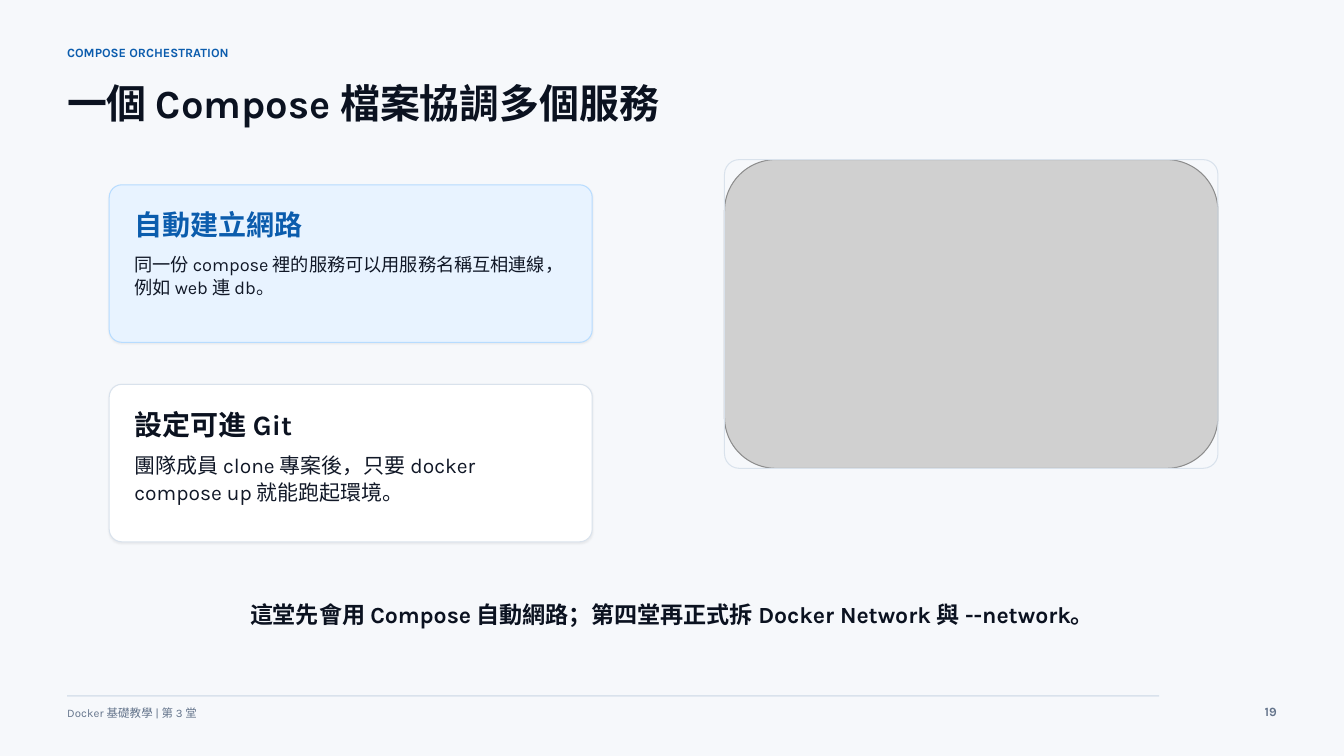
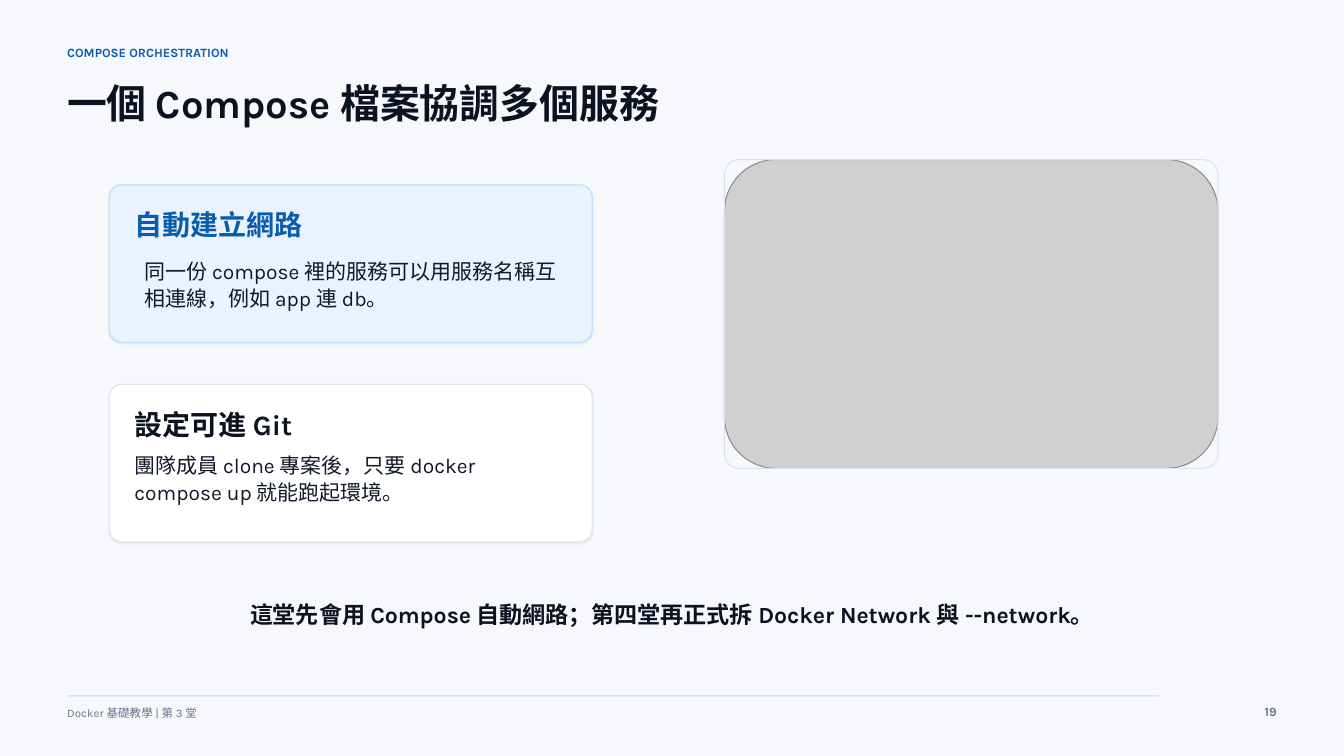
Before and after one commit to lalalalaluk/docker-practice, a slide deck: slide 23 of slides/docker-session3-mysql-compose.pptx. Drawn at 1344x756 pixels with LibreOffice and Linux fonts; fonts in the diff are those of the drawing; grey boxes stand for pictures. Boxes give left, top, right and bottom in pixels: in the first picture for what was removed or moved away, otherwise in the second. Text is boxed around its words. In the diff, an @@ line names an element or a change of style, - is before the commit and + after.

```diff
--- a/slides/docker-session3-mysql-compose.pptx
+++ b/slides/docker-session3-mysql-compose.pptx
@@ text at [144,261,557,311]: text changed; size 13 to 15 pt @@
-同一份 compose 裡的服務可以用服務名稱互相連線，例如 web 連 db。
+同一份 compose 裡的服務可以用服務名稱互相連線，例如 app 連 db。
```
Also in this commit, not shown: 11 other slides changed, 4 other files.
